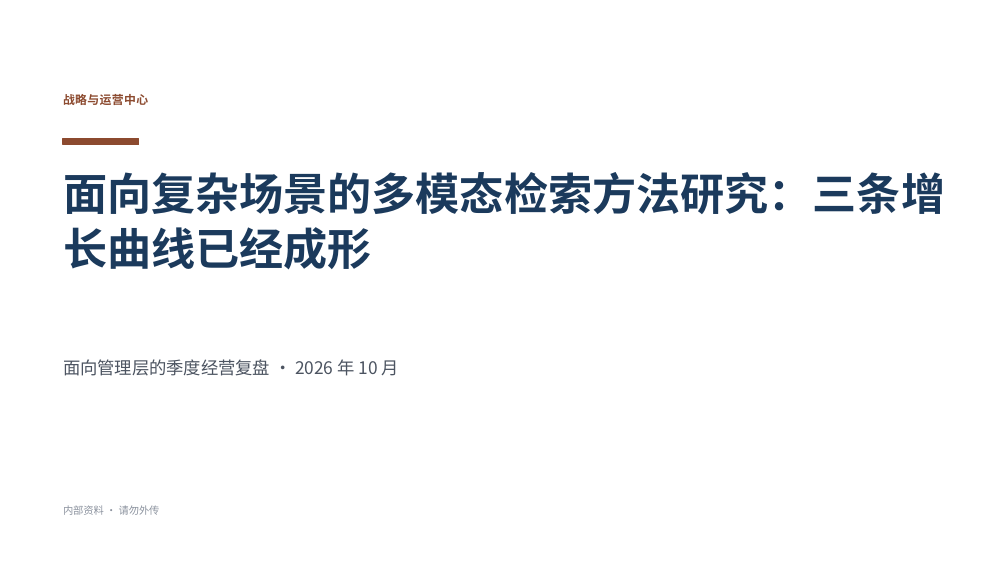
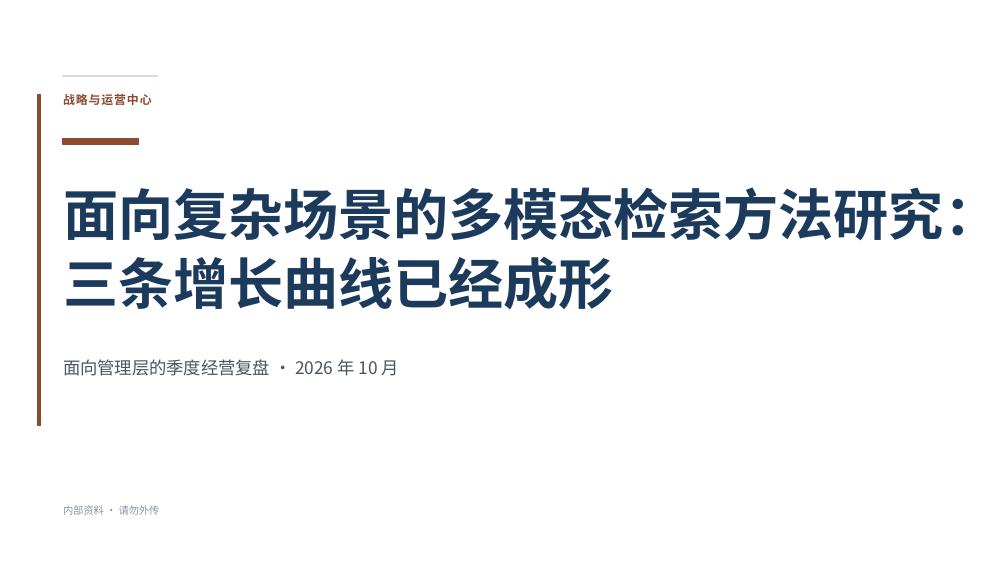
Before and after one commit to xzhengyu007-lang/ai-ppt, a slide deck: slide 1 of docs/examples/02-学术答辩.pptx. Drawn at 1008x567 pixels with LibreOffice and Linux fonts; fonts in the diff are those of the drawing. Boxes give left, top, right and bottom in pixels: in the first picture for what was removed or moved away, otherwise in the second. Text is boxed around its words. In the diff, an @@ line names an element or a change of style, - is before the commit and + after.

```diff
--- a/docs/examples/02-学术答辩.pptx
+++ b/docs/examples/02-学术答辩.pptx
@@ text "战略与运营中心" at (x1=63, y1=94, x2=152, y2=105): letter spacing 0.4 to 0.9 pt @@
@@ rectangle added at (x1=63, y1=76, x2=157, y2=76), fill #D7DCE3, outline #D7DCE3 1 pt @@
@@ rectangle added at (x1=38, y1=95, x2=40, y2=426), fill #8C4A2F, outline #8C4A2F 1 pt @@
@@ text at (x1=63, y1=187, x2=999, y2=310): text changed; size 42 to 52.5 pt @@
-面向复杂场景的多模态检索方法研究：三条增
-长曲线已经成形
+面向复杂场景的多模态检索方法研究：
+三条增长曲线已经成形
```
Also in this commit, not shown: 9 other slides changed, 6 other files.
